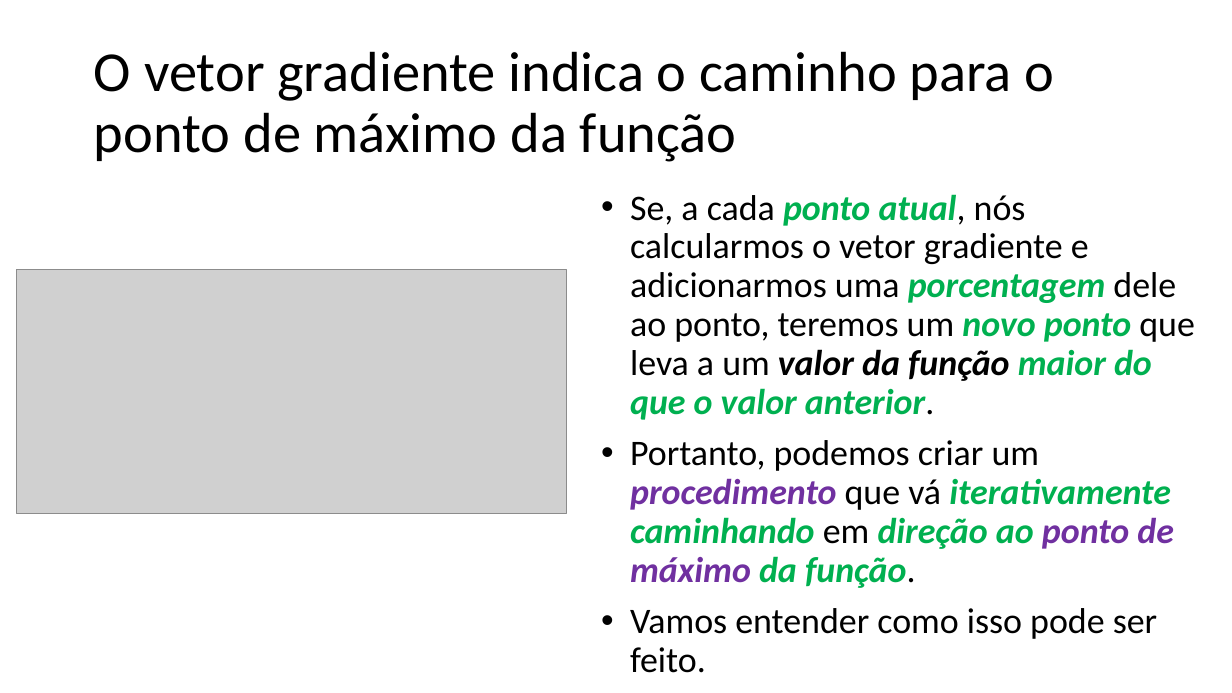
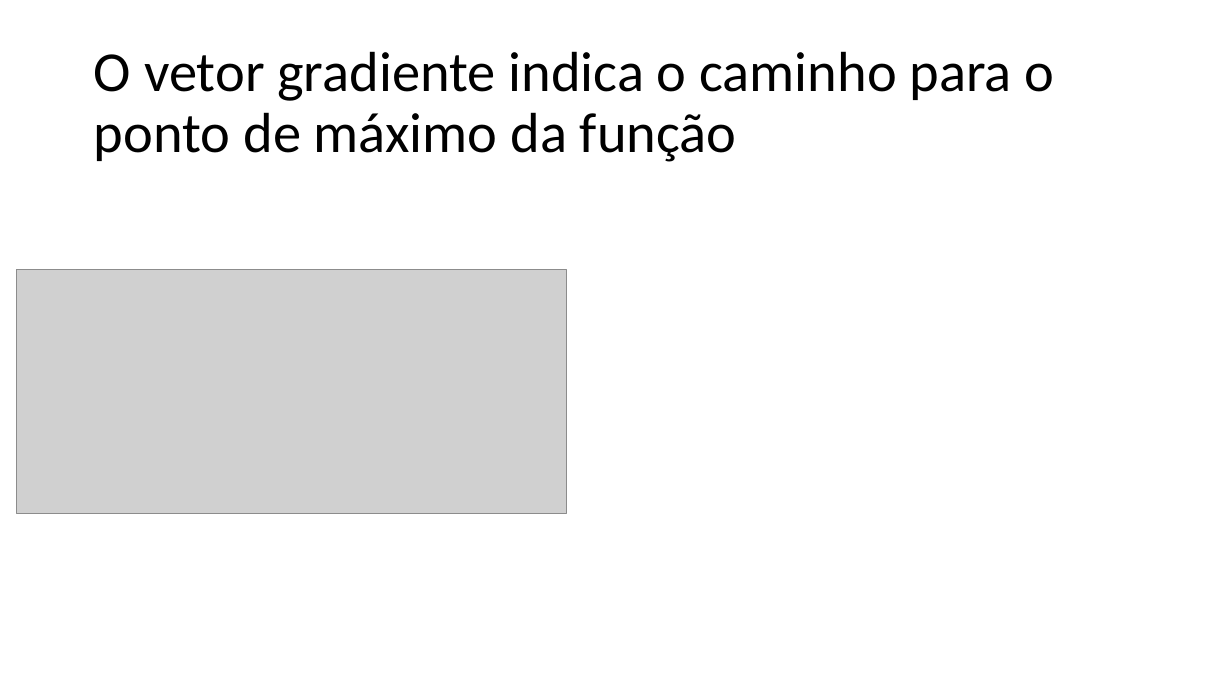
Before and after one commit to zz4fap/t319_aprendizado_de_maquina, a slide deck: slide 10 of slides/T319_Regressão_Linear (Parte II).pptx. Drawn at 1232x693 pixels with LibreOffice and Linux fonts; fonts in the diff are those of the drawing; grey boxes stand for pictures. Boxes give left, top, right and bottom in pixels: in the first picture for what was removed or moved away, otherwise in the second. Text is boxed around its words. In the diff, an @@ line names an element or a change of style, - is before the commit and + after.

```diff
--- a/slides/T319_Regressão_Linear (Parte II).pptx
+++ b/slides/T319_Regressão_Linear (Parte II).pptx
@@ text removed at box(630, 194, 1195, 673) @@
-• Se, a cada ponto atual, nós calcularmos o vetor gradiente e adicionarmos uma porcentagem dele ao ponto, teremos um novo ponto que leva a um valor da função maior do que o valor anterior.
-• Portanto, podemos criar um procedimento que vá iterativamente caminhando em direção ao ponto de máximo da função.
-• Vamos entender como isso pode ser feito.
```
Also in this commit, not shown: 6 other slides changed, 1 slide added, 3 other files.
